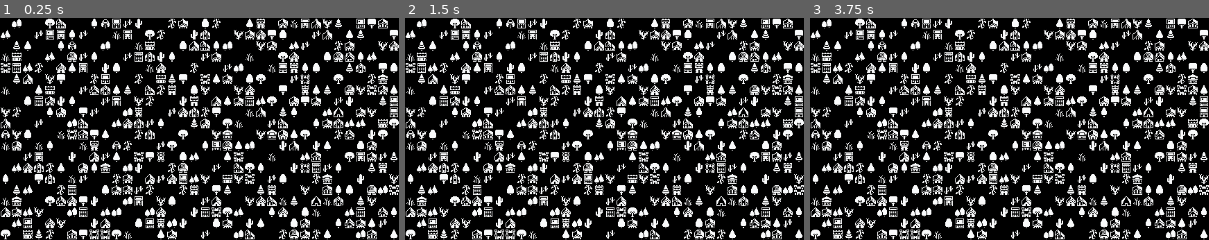
Above: before the commit, frames 1-3 (left to right).
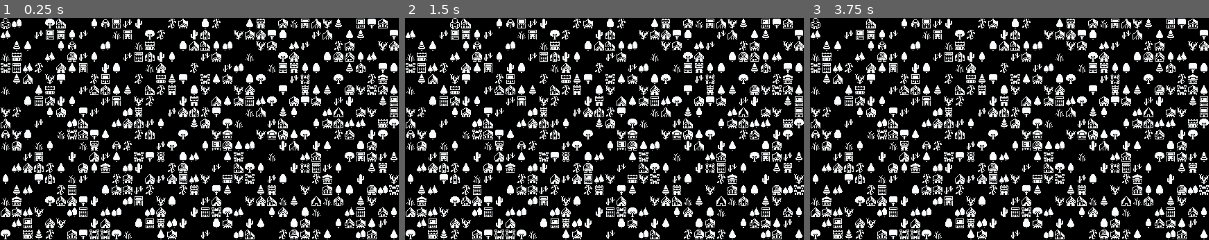
Above: after the commit, the same moments.

Repository: Zishan-Rahman/GD4LSystemRPG
Game: Godot game, scene res://tile_map.tscn
Same seed, same stepped clock (60 frames per second), same inputs: the game is played once before the commit and once after it.
Inputs:
- Up to frame 1 (0.25 s): no input
- Up to frame 2 (1.5 s): tap Enter at 0.5 s; hold Right (ui_right) 0.53-1.28 s; tap Space at 1.25 s; hold Down (ui_down) from 1.28 s (still down)
- Up to frame 3 (3.75 s): tap Enter at 2, 3.5 s; release Down (ui_down) at 2.03 s; hold Right (ui_right) 2.03-2.78 s; tap Space at 2.75 s; hold Up (ui_up) 2.78-3.53 s; hold Left (ui_left) from 3.53 s (still down)
The pictures show only the part of the screen within x 0-50%, y 0-50%; the shares and areas given below are measured in that part.

The runs differ from the first frame. In frame 1, less than 0.1% of the frame differs, in the area x 0-3%, y 0-5%; in frame 2, 0.2%; in frame 3, 0.2%, in the area x 0-14%, y 0-5%.

Commit message:
Add player to game
TODO: Slow down movement (somehow)

Diff:
--- a/tile_map.gd
+++ b/tile_map.gd
@@ -4,6 +4,9 @@
 
 var x_tile_range: int = ProjectSettings.get_setting("display/window/size/viewport_width") / tile_set.tile_size.x
 var y_tile_range: int = ProjectSettings.get_setting("display/window/size/viewport_height") / tile_set.tile_size.y
+
+const PLAYER_SPRITE: Vector2i = Vector2i(24, 7)
+var player_placement_cell: Vector2i
 
 # Called when the node enters the scene tree for the first time.
 func _ready() -> void:
@@ -12,3 +15,28 @@
 	l_system.paint()
 	var new_time: float = Time.get_ticks_msec() - start_time
 	print("Time taken: " + str(new_time) + "ms")
+	place_player()
+
+func _get_player_placement_cell() -> Vector2i:
+	return Vector2i(randi() % x_tile_range, randi() % y_tile_range)
+
+func place_player():
+	while get_used_cells(0).has(player_placement_cell):
+		player_placement_cell = _get_player_placement_cell()
+	set_cell(0, player_placement_cell, 0, PLAYER_SPRITE)
+
+func _is_not_out_of_bounds(cell: Vector2i) -> bool:
+	return cell.x >= 0 and cell.x < x_tile_range and cell.y >= 0 and cell.y < y_tile_range
+
+func _physics_process(_delta):
+	var previous_cell: Vector2i = player_placement_cell
+	var direction: Vector2i = Vector2i.ZERO
+	if Input.is_action_pressed("ui_up"): direction = Vector2i.UP
+	elif Input.is_action_pressed("ui_down"): direction = Vector2i.DOWN
+	elif Input.is_action_pressed("ui_left"): direction = Vector2i.LEFT
+	elif Input.is_action_pressed("ui_right"): direction = Vector2i.RIGHT
+	var new_placement_cell: Vector2i = player_placement_cell + direction
+	if (not get_used_cells(0).has(new_placement_cell) or l_system.trees.has(get_cell_atlas_coords(0, new_placement_cell))) and _is_not_out_of_bounds(new_placement_cell):
+		player_placement_cell = new_placement_cell
+		set_cell(0, previous_cell, 0)
+		set_cell(0, player_placement_cell, 0, PLAYER_SPRITE)
